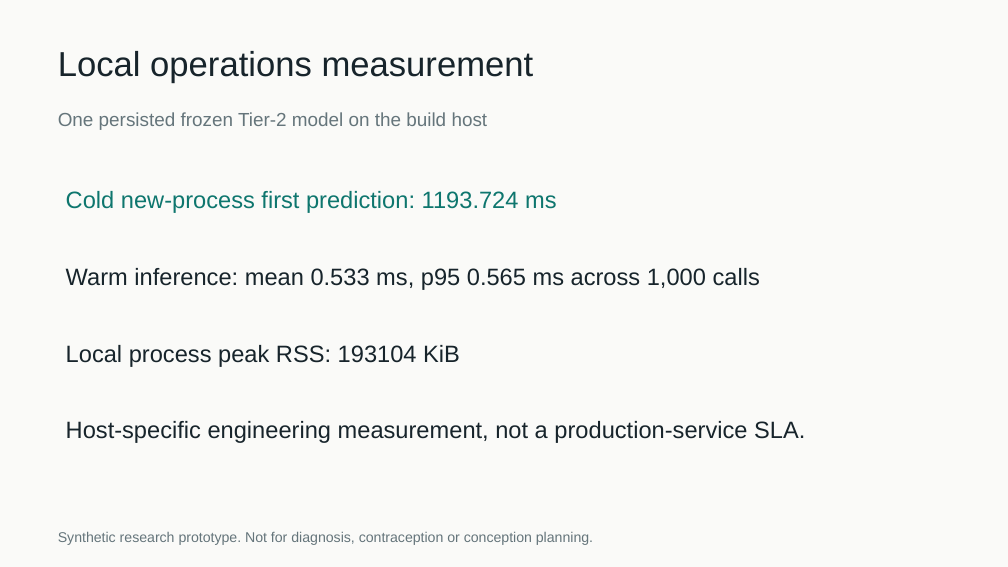
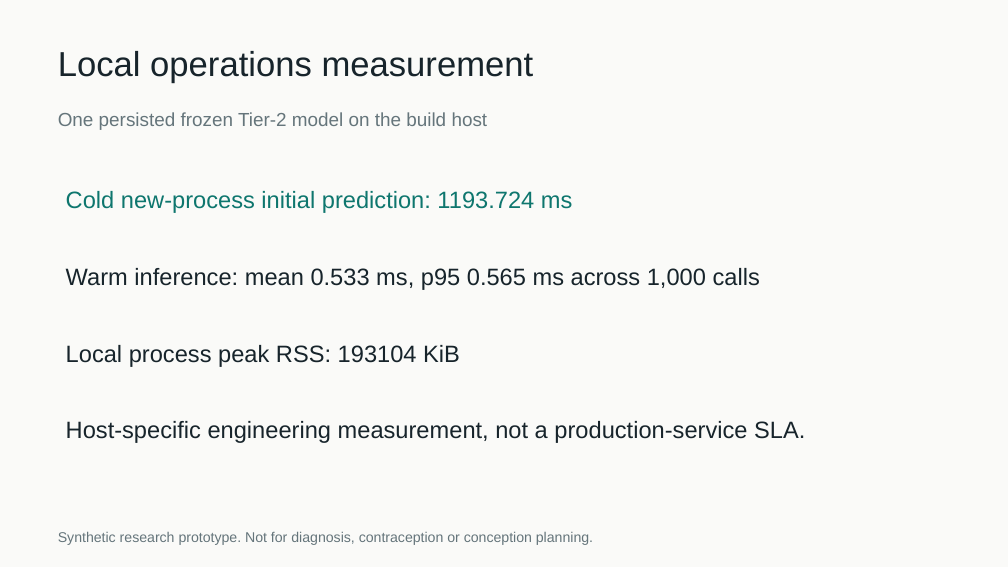
Before and after one commit to kushagragupta2005/CycleTwin_VIT, a slide deck: slide 18 of deliverables/CycleTwin_pitch_deck.pptx. Drawn at 1008x567 pixels with LibreOffice and Linux fonts; fonts in the diff are those of the drawing. Boxes give left, top, right and bottom in pixels: in the first picture for what was removed or moved away, otherwise in the second. Text is boxed around its words. In the diff, an @@ line names an element or a change of style, - is before the commit and + after.

```diff
--- a/deliverables/CycleTwin_pitch_deck.pptx
+++ b/deliverables/CycleTwin_pitch_deck.pptx
@@ text at bbox=[66, 191, 573, 213]: text changed @@
-Cold new-process first prediction: 1193.724 ms
+Cold new-process initial prediction: 1193.724 ms
```
Also in this commit, not shown: 3 other slides changed, 9 other files.
